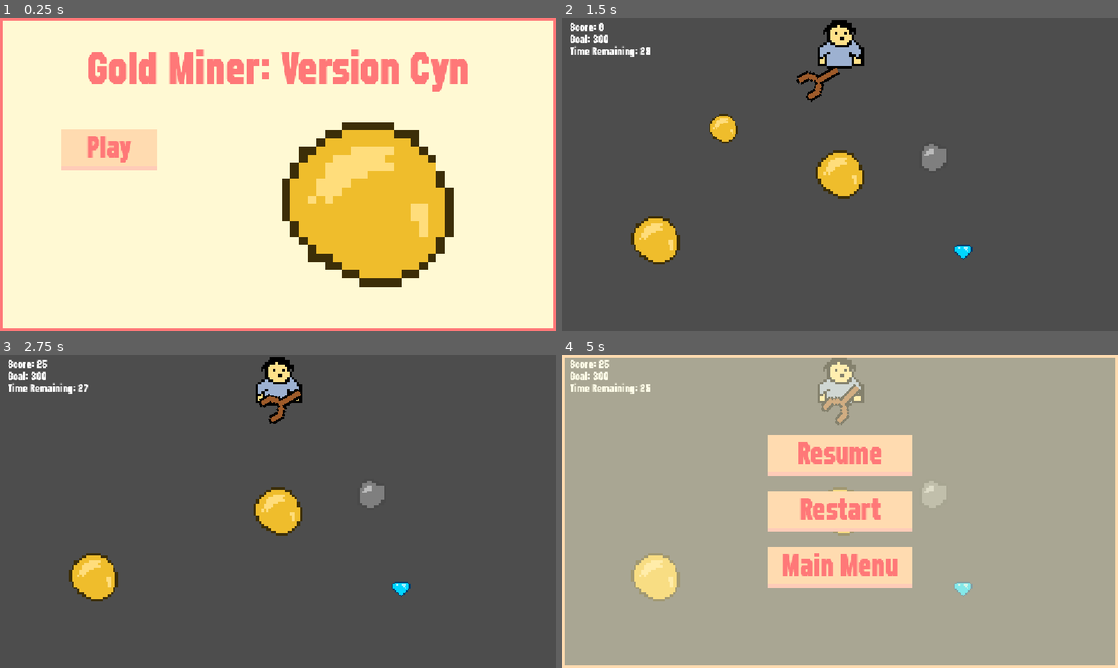
Above: before the commit, frames 1-4 (two rows, left to right).
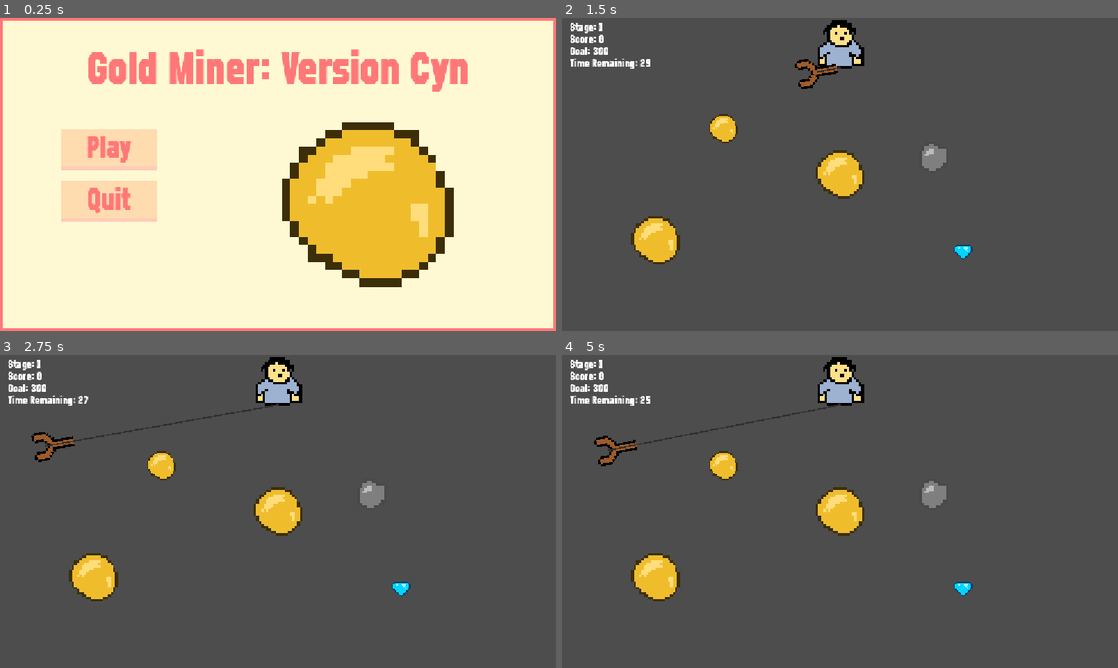
Above: after the commit, the same moments.

Repository: cindyschen/Gold-Miner-Version-Cyn
Game: Godot game, scene res://scenes/main_menu.tscn
The game is run twice, just before and just after one commit, with the same random seed, the same clock (stepped at 60 frames per second) and the same inputs.
Inputs:
- Up to frame 1 (0.25 s): no input
- Up to frame 2 (1.5 s): click "Play" at 0.5 s; tap S (drop_claw) at 1.35 s
- Up to frame 3 (2.75 s): tap S (drop_claw) at 2.1 s
- Up to frame 4 (5 s): tap S (drop_claw) at 2.85, 3.6, 4.35 s; tap Escape (pause) at 4.9 s

The runs differ from the first frame. In frame 1, 2.3% of the frame differs, in the area x 11-29%, y 52-66%; in frame 2, 1.1%; in frame 3, 1.8%; in frame 4, 100%, in the area x 0-100%, y 0-100%.

Commit message:
Level 2 added

Diff:
--- a/scenes/claw.tscn
+++ b/scenes/claw.tscn
@@ -4,9 +4,6 @@
 [ext_resource type="Script" uid="uid://bkfkw233nnj8l" path="res://scripts/claw.gd" id="2_nge5k"]
 
 [node name="claw" type="Node2D" unique_id=1343461891]
-
-[node name="Marker2D" type="Marker2D" parent="." unique_id=1062787217]
-position = Vector2(0, 13)
 
 [node name="Sprite2D" type="Sprite2D" parent="." unique_id=1008676281]
 position = Vector2(1.1920929e-07, -2.3841858e-07)
@@ -20,3 +17,11 @@
 scale = Vector2(0.19999999, 0.19999999)
 target_position = Vector2(2.9802322e-08, 11)
 collide_with_areas = true
+
+[node name="Marker2D" type="Marker2D" parent="." unique_id=1062787217]
+position = Vector2(0, 13)
+
+[node name="Line2D" type="Line2D" parent="." unique_id=774703332]
+points = PackedVector2Array(1, -3)
+width = 3.0
+default_color = Color(0.1882353, 0.1882353, 0.1882353, 1)
--- a/scenes/game.tscn
+++ /dev/null
@@ -1,74 +0,0 @@
-[gd_scene format=3 uid="uid://613g3k1tuebk"]
-
-[ext_resource type="Script" uid="uid://h30topmttrnc" path="res://scripts/game.gd" id="1_lbhrr"]
-[ext_resource type="PackedScene" uid="uid://kv0rqte28qkt" path="res://scenes/player.tscn" id="1_uwrxv"]
-[ext_resource type="PackedScene" uid="uid://cqr6s2ng4ivi4" path="res://scenes/gold.tscn" id="2_yqjtg"]
-[ext_resource type="PackedScene" uid="uid://ctfyjy061ool" path="res://scenes/claw.tscn" id="3_lnu2h"]
-[ext_resource type="PackedScene" uid="uid://21xw4mhf2kd" path="res://scenes/rock.tscn" id="4_iywne"]
-[ext_resource type="PackedScene" uid="uid://cttvt45eq8t20" path="res://scenes/smallgold.tscn" id="6_p57ef"]
-[ext_resource type="PackedScene" uid="uid://crnhtjpenxksn" path="res://scenes/diamond.tscn" id="7_u5sy4"]
-[ext_resource type="FontFile" uid="uid://co840at5ck4b2" path="res://assets/fonts/Refuel Eb Cond.otf" id="8_gee14"]
-[ext_resource type="PackedScene" uid="uid://dwak76m1bp6gm" path="res://scenes/pause_menu.tscn" id="9_0tnpc"]
-
-[node name="Node2D" type="Node2D" unique_id=41017793]
-script = ExtResource("1_lbhrr")
-
-[node name="Camera2D" type="Camera2D" parent="." unique_id=321520134]
-
-[node name="Player" parent="." unique_id=513096976 instance=ExtResource("1_uwrxv")]
-position = Vector2(-1, -269)
-
-[node name="claw" parent="." unique_id=1343461891 instance=ExtResource("3_lnu2h")]
-position = Vector2(2, -221)
-
-[node name="Timer" type="Timer" parent="." unique_id=1784494850]
-wait_time = 30.0
-one_shot = true
-autostart = true
-
-[node name="Objects" type="Node2D" parent="." unique_id=898619204]
-
-[node name="gold" parent="Objects" unique_id=1789849383 instance=ExtResource("2_yqjtg")]
-
-[node name="gold2" parent="Objects" unique_id=902899429 instance=ExtResource("2_yqjtg")]
-position = Vector2(-381.99997, 135.99998)
-
-[node name="smallGold" parent="Objects" unique_id=2146324579 instance=ExtResource("6_p57ef")]
-position = Vector2(-241.99998, -94.99999)
-
-[node name="rock" parent="Objects" unique_id=1751139347 instance=ExtResource("4_iywne")]
-position = Vector2(193.99998, -32.999996)
-
-[node name="diamond" parent="Objects" unique_id=1261165441 instance=ExtResource("7_u5sy4")]
-position = Vector2(255.99998, 159.99998)
-
-[node name="Labels" type="Node2D" parent="." unique_id=1669983485]
-
-[node name="ScoreLabel" type="Label" parent="Labels" unique_id=998079577]
-offset_left = -560.0
-offset_top = -320.0
-offset_right = -360.0
-offset_bottom = -290.0
-theme_override_fonts/font = ExtResource("8_gee14")
-theme_override_font_sizes/font_size = 24
-text = "Score: x"
-
-[node name="TimerLabel" type="Label" parent="Labels" unique_id=1035254522]
-offset_left = -560.0
-offset_top = -270.0
-offset_right = -360.0
-offset_bottom = -240.0
-theme_override_fonts/font = ExtResource("8_gee14")
-theme_override_font_sizes/font_size = 24
-text = "Time Remaining: x"
-
-[node name="GoalLabel" type="Label" parent="Labels" unique_id=454247257]
-offset_left = -560.0
-offset_top = -295.0
-offset_right = -360.0
-offset_bottom = -265.0
-theme_override_fonts/font = ExtResource("8_gee14")
-theme_override_font_sizes/font_size = 24
-text = "Goal: x"
-
-[node name="PauseMenu" parent="." unique_id=1244187670 instance=ExtResource("9_0tnpc")]
--- /dev/null
+++ b/scenes/lost_screen.tscn
@@ -0,0 +1,62 @@
+[gd_scene format=3 uid="uid://cqpiyhf2x6lj1"]
+
+[ext_resource type="Script" uid="uid://bl452ktrkekli" path="res://scripts/lost_screen.gd" id="1_1eaaq"]
+[ext_resource type="Theme" uid="uid://cy1hwpgarqqen" path="res://scenes/menu.tres" id="2_12qoe"]
+
+[node name="LostScreen" type="Control" unique_id=1244187670]
+process_mode = 3
+layout_mode = 3
+anchors_preset = 15
+anchor_right = 1.0
+anchor_bottom = 1.0
+grow_horizontal = 2
+grow_vertical = 2
+script = ExtResource("1_1eaaq")
+
+[node name="PanelContainer" type="PanelContainer" parent="." unique_id=1712428855]
+custom_minimum_size = Vector2(1152, 648)
+layout_mode = 1
+anchors_preset = 8
+anchor_left = 0.5
+anchor_top = 0.5
+anchor_right = 0.5
+anchor_bottom = 0.5
+offset_left = -576.0
+offset_top = -324.0
+offset_right = 576.0
+offset_bottom = 324.0
+grow_horizontal = 2
+grow_vertical = 2
+theme = ExtResource("2_12qoe")
+theme_type_variation = &"PausePanelContainer"
+
+[node name="VBoxContainer" type="VBoxContainer" parent="PanelContainer" unique_id=726857646]
+layout_mode = 2
+size_flags_horizontal = 4
+size_flags_vertical = 4
+theme_override_constants/separation = 32
+
+[node name="RichTextLabel" type="RichTextLabel" parent="PanelContainer/VBoxContainer" unique_id=1020998780]
+custom_minimum_size = Vector2(1000, 200)
+layout_mode = 2
+theme_override_constants/outline_size = 12
+text = "You did not meet the goal"
+horizontal_alignment = 1
+vertical_alignment = 1
+
+[node name="RestartButton" type="Button" parent="PanelContainer/VBoxContainer" unique_id=2058075475]
+custom_minimum_size = Vector2(300, 0)
+layout_mode = 2
+size_flags_horizontal = 4
+size_flags_vertical = 4
+text = "Restart"
+
+[node name="MenuButton" type="Button" parent="PanelContainer/VBoxContainer" unique_id=592914816]
+custom_minimum_size = Vector2(300, 0)
+layout_mode = 2
+size_flags_horizontal = 4
+size_flags_vertical = 4
+text = "Main Menu"
+
+[connection signal="pressed" from="PanelContainer/VBoxContainer/RestartButton" to="." method="_on_restart_button_pressed"]
+[connection signal="pressed" from="PanelContainer/VBoxContainer/MenuButton" to="." method="_on_menu_button_pressed"]
--- a/scenes/main_menu.tscn
+++ b/scenes/main_menu.tscn
@@ -50,13 +50,12 @@
 
 "
 
-[node name="Button2" type="Button" parent="PanelContainer/MarginContainer/VBoxContainer" unique_id=1713942501]
-visible = false
+[node name="QuitButton" type="Button" parent="PanelContainer/MarginContainer/VBoxContainer" unique_id=1713942501]
 custom_minimum_size = Vector2(200, 0)
 layout_mode = 2
 size_flags_horizontal = 0
 size_flags_vertical = 4
-text = "Play
+text = "Quit
 
 "
 
@@ -80,3 +79,4 @@
 texture = ExtResource("3_bqqt6")
 
 [connection signal="pressed" from="PanelContainer/MarginContainer/VBoxContainer/PlayButton" to="." method="_on_button_pressed"]
+[connection signal="pressed" from="PanelContainer/MarginContainer/VBoxContainer/QuitButton" to="." method="_on_quit_button_pressed"]
--- a/scenes/menu.tres
+++ b/scenes/menu.tres
@@ -33,4 +33,7 @@
 PausePanelContainer/base_type = &"PanelContainer"
 PausePanelContainer/styles/panel = SubResource("StyleBoxFlat_w2b1v")
 RichTextLabel/colors/default_color = Color(1, 0.47000003, 0.47000003, 1)
+RichTextLabel/colors/font_outline_color = Color(0, 0, 0, 1)
+RichTextLabel/constants/line_separation = 0
+RichTextLabel/constants/table_h_separation = 3
 RichTextLabel/font_sizes/normal_font_size = 96
--- /dev/null
+++ b/scenes/stage_1.tscn
@@ -0,0 +1,96 @@
+[gd_scene format=3 uid="uid://613g3k1tuebk"]
+
+[ext_resource type="Script" uid="uid://h30topmttrnc" path="res://scripts/stage_1.gd" id="1_k3p0l"]
+[ext_resource type="PackedScene" uid="uid://kv0rqte28qkt" path="res://scenes/player.tscn" id="2_ilkkl"]
+[ext_resource type="PackedScene" uid="uid://ctfyjy061ool" path="res://scenes/claw.tscn" id="3_kiwqh"]
+[ext_resource type="PackedScene" uid="uid://cqr6s2ng4ivi4" path="res://scenes/gold.tscn" id="4_s6chy"]
+[ext_resource type="PackedScene" uid="uid://cttvt45eq8t20" path="res://scenes/smallgold.tscn" id="5_hfdmh"]
+[ext_resource type="PackedScene" uid="uid://21xw4mhf2kd" path="res://scenes/rock.tscn" id="6_ybch3"]
+[ext_resource type="PackedScene" uid="uid://crnhtjpenxksn" path="res://scenes/diamond.tscn" id="7_con43"]
+[ext_resource type="FontFile" uid="uid://co840at5ck4b2" path="res://assets/fonts/Refuel Eb Cond.otf" id="8_ylsql"]
+[ext_resource type="PackedScene" uid="uid://dwak76m1bp6gm" path="res://scenes/pause_menu.tscn" id="9_2tptg"]
+[ext_resource type="Script" uid="uid://bl452ktrkekli" path="res://scripts/lost_screen.gd" id="10_klss1"]
+[ext_resource type="PackedScene" uid="uid://cqpiyhf2x6lj1" path="res://scenes/lost_screen.tscn" id="11_hech3"]
+[ext_resource type="PackedScene" uid="uid://chqawjpjc5bji" path="res://scenes/win_screen.tscn" id="12_jm8fe"]
+
+[node name="stage1" type="Node2D" unique_id=41017793]
+script = ExtResource("1_k3p0l")
+
+[node name="Camera2D" type="Camera2D" parent="." unique_id=321520134]
+
+[node name="Player" parent="." unique_id=513096976 instance=ExtResource("2_ilkkl")]
+position = Vector2(-1, -269)
+
+[node name="claw" parent="." unique_id=1343461891 instance=ExtResource("3_kiwqh")]
+position = Vector2(2, -221)
+
+[node name="Timer" type="Timer" parent="." unique_id=1784494850]
+wait_time = 30.0
+one_shot = true
+autostart = true
+
+[node name="Objects" type="Node2D" parent="." unique_id=898619204]
+
+[node name="gold" parent="Objects" unique_id=1789849383 instance=ExtResource("4_s6chy")]
+
+[node name="gold2" parent="Objects" unique_id=902899429 instance=ExtResource("4_s6chy")]
+position = Vector2(-381.99997, 135.99998)
+
+[node name="smallGold" parent="Objects" unique_id=2146324579 instance=ExtResource("5_hfdmh")]
+position = Vector2(-241.99998, -94.99999)
+
+[node name="rock" parent="Objects" unique_id=1751139347 instance=ExtResource("6_ybch3")]
+position = Vector2(193.99998, -32.999996)
+
+[node name="diamond" parent="Objects" unique_id=1261165441 instance=ExtResource("7_con43")]
+position = Vector2(255.99998, 159.99998)
+
+[node name="Labels" type="Node2D" parent="." unique_id=1669983485]
+
+[node name="StageLabel" type="Label" parent="Labels" unique_id=387500509]
+offset_left = -560.0
+offset_top = -320.0
+offset_right = -360.0
+offset_bottom = -290.0
+theme_override_fonts/font = ExtResource("8_ylsql")
+theme_override_font_sizes/font_size = 24
+text = "Stage: 1"
+
+[node name="ScoreLabel" type="Label" parent="Labels" unique_id=998079577]
+offset_left = -560.0
+offset_top = -295.0
+offset_right = -360.0
+offset_bottom = -265.0
+theme_override_fonts/font = ExtResource("8_ylsql")
+theme_override_font_sizes/font_size = 24
+text = "Score: x"
+
+[node name="TimerLabel" type="Label" parent="Labels" unique_id=1035254522]
+offset_left = -560.0
+offset_top = -245.0
+offset_right = -360.0
+offset_bottom = -215.0
+theme_override_fonts/font = ExtResource("8_ylsql")
+theme_override_font_sizes/font_size = 24
+text = "Time Remaining: x"
+
+[node name="GoalLabel" type="Label" parent="Labels" unique_id=454247257]
+offset_left = -560.0
+offset_top = -270.0
+offset_right = -360.0
+offset_bottom = -240.0
+theme_override_fonts/font = ExtResource("8_ylsql")
+theme_override_font_sizes/font_size = 24
+text = "Goal: x"
+
+[node name="PauseMenu" parent="." unique_id=1244187670 instance=ExtResource("9_2tptg")]
+visible = false
+script = ExtResource("10_klss1")
+
+[node name="LostScreen" parent="." unique_id=726103261 instance=ExtResource("11_hech3")]
+visible = false
+
+[node name="WinScreen" parent="." unique_id=983766163 instance=ExtResource("12_jm8fe")]
+visible = false
+
+[connection signal="timeout" from="Timer" to="." method="_on_timer_timeout"]
--- /dev/null
+++ b/scenes/stage_2.tscn
@@ -0,0 +1,94 @@
+[gd_scene format=3 uid="uid://booxi4n5ps2ic"]
+
+[ext_resource type="Script" uid="uid://djp04v23u4uev" path="res://scripts/stage_2.gd" id="1_x5gfk"]
+[ext_resource type="PackedScene" uid="uid://kv0rqte28qkt" path="res://scenes/player.tscn" id="2_sv3jd"]
+[ext_resource type="PackedScene" uid="uid://ctfyjy061ool" path="res://scenes/claw.tscn" id="3_fbmvv"]
+[ext_resource type="PackedScene" uid="uid://cqr6s2ng4ivi4" path="res://scenes/gold.tscn" id="4_5gc2f"]
+[ext_resource type="PackedScene" uid="uid://cttvt45eq8t20" path="res://scenes/smallgold.tscn" id="5_gmy77"]
+[ext_resource type="PackedScene" uid="uid://21xw4mhf2kd" path="res://scenes/rock.tscn" id="6_bgl7i"]
+[ext_resource type="PackedScene" uid="uid://crnhtjpenxksn" path="res://scenes/diamond.tscn" id="7_vhu3l"]
+[ext_resource type="FontFile" uid="uid://co840at5ck4b2" path="res://assets/fonts/Refuel Eb Cond.otf" id="8_rg1e5"]
+[ext_resource type="PackedScene" uid="uid://dwak76m1bp6gm" path="res://scenes/pause_menu.tscn" id="9_5dmcs"]
+[ext_resource type="Script" uid="uid://bl452ktrkekli" path="res://scripts/lost_screen.gd" id="10_8mhh4"]
+[ext_resource type="PackedScene" uid="uid://cqpiyhf2x6lj1" path="res://scenes/lost_screen.tscn" id="11_ogfy0"]
+[ext_resource type="PackedScene" uid="uid://chqawjpjc5bji" path="res://scenes/win_screen.tscn" id="12_axq8d"]
+
+[node name="stage2" type="Node2D" unique_id=41017793]
+script = ExtResource("1_x5gfk")
+
+[node name="Camera2D" type="Camera2D" parent="." unique_id=321520134]
+
+[node name="Player" parent="." unique_id=513096976 instance=ExtResource("2_sv3jd")]
+position = Vector2(-1, -269)
+
+[node name="claw" parent="." unique_id=1343461891 instance=ExtResource("3_fbmvv")]
+position = Vector2(2, -221)
+
+[node name="Timer" type="Timer" parent="." unique_id=1784494850]
+wait_time = 30.0
+one_shot = true
+autostart = true
+
+[node name="Objects" type="Node2D" parent="." unique_id=898619204]
+
+[node name="gold" parent="Objects" unique_id=1789849383 instance=ExtResource("4_5gc2f")]
+
+[node name="gold2" parent="Objects" unique_id=902899429 instance=ExtResource("4_5gc2f")]
+position = Vector2(-381.99997, 135.99998)
+
+[node name="smallGold" parent="Objects" unique_id=2146324579 instance=ExtResource("5_gmy77")]
+position = Vector2(-241.99998, -94.99999)
+
+[node name="rock" parent="Objects" unique_id=1751139347 instance=ExtResource("6_bgl7i")]
+position = Vector2(193.99998, -32.999996)
+
+[node name="diamond" parent="Objects" unique_id=1261165441 instance=ExtResource("7_vhu3l")]
+position = Vector2(255.99998, 159.99998)
+
+[node name="Labels" type="Node2D" parent="." unique_id=1669983485]
+
+[node name="StageLabel" type="Label" parent="Labels" unique_id=1205865145]
+offset_left = -560.0
+offset_top = -320.0
+offset_right = -360.0
+offset_bottom = -290.0
+theme_override_fonts/font = ExtResource("8_rg1e5")
+theme_override_font_sizes/font_size = 24
+text = "Stage: 2
+"
+
+[node name="ScoreLabel" type="Label" parent="Labels" unique_id=1118279030]
+offset_left = -560.0
+offset_top = -295.0
+offset_right = -360.0
+offset_bottom = -265.0
+theme_override_fonts/font = ExtResource("8_rg1e5")
+theme_override_font_sizes/font_size = 24
+text = "Score: x"
+
+[node name="TimerLabel" type="Label" parent="Labels" unique_id=272326]
+offset_left = -560.0
+offset_top = -245.0
+offset_right = -360.0
+offset_bottom = -215.0
+theme_override_fonts/font = ExtResource("8_rg1e5")
+theme_override_font_sizes/font_size = 24
+text = "Time Remaining: x"
+
+[node name="GoalLabel" type="Label" parent="Labels" unique_id=1586037711]
+offset_left = -560.0
+offset_top = -270.0
+offset_right = -360.0
+offset_bottom = -240.0
+theme_override_fonts/font = ExtResource("8_rg1e5")
+theme_override_font_sizes/font_size = 24
+text = "Goal: x"
+
+[node name="PauseMenu" parent="." unique_id=1244187670 instance=ExtResource("9_5dmcs")]
+script = ExtResource("10_8mhh4")
+
+[node name="LostScreen" parent="." unique_id=726103261 instance=ExtResource("11_ogfy0")]
+
+[node name="WinScreen" parent="." unique_id=983766163 instance=ExtResource("12_axq8d")]
+
+[connection signal="timeout" from="Timer" to="." method="_on_timer_timeout"]
--- /dev/null
+++ b/scenes/win_screen.tscn
@@ -0,0 +1,70 @@
+[gd_scene format=3 uid="uid://chqawjpjc5bji"]
+
+[ext_resource type="Script" uid="uid://8uhedxlc1u58" path="res://scripts/win_screen.gd" id="1_erk2x"]
+[ext_resource type="Theme" uid="uid://cy1hwpgarqqen" path="res://scenes/menu.tres" id="2_2l6cc"]
+
+[node name="WinScreen" type="Control" unique_id=1244187670]
+process_mode = 3
+layout_mode = 3
+anchors_preset = 15
+anchor_right = 1.0
+anchor_bottom = 1.0
+grow_horizontal = 2
+grow_vertical = 2
+script = ExtResource("1_erk2x")
+
+[node name="PanelContainer" type="PanelContainer" parent="." unique_id=1712428855]
+custom_minimum_size = Vector2(1152, 648)
+layout_mode = 1
+anchors_preset = 8
+anchor_left = 0.5
+anchor_top = 0.5
+anchor_right = 0.5
+anchor_bottom = 0.5
+offset_left = -576.0
+offset_top = -324.0
+offset_right = 576.0
+offset_bottom = 324.0
+grow_horizontal = 2
+grow_vertical = 2
+theme = ExtResource("2_2l6cc")
+theme_type_variation = &"PausePanelContainer"
+
+[node name="VBoxContainer" type="VBoxContainer" parent="PanelContainer" unique_id=726857646]
+layout_mode = 2
+size_flags_horizontal = 4
+size_flags_vertical = 4
+theme_override_constants/separation = 32
+
+[node name="RichTextLabel" type="RichTextLabel" parent="PanelContainer/VBoxContainer" unique_id=1020998780]
+custom_minimum_size = Vector2(1000, 200)
+layout_mode = 2
+theme_override_constants/outline_size = 12
+text = "You met the goal!"
+horizontal_alignment = 1
+vertical_alignment = 1
+
+[node name="ContinueButton" type="Button" parent="PanelContainer/VBoxContainer" unique_id=1715877972]
+custom_minimum_size = Vector2(300, 0)
+layout_mode = 2
+size_flags_horizontal = 4
+size_flags_vertical = 4
+text = "Continue"
+
+[node name="RestartButton" type="Button" parent="PanelContainer/VBoxContainer" unique_id=899813034]
+custom_minimum_size = Vector2(300, 0)
+layout_mode = 2
+size_flags_horizontal = 4
+size_flags_vertical = 4
+text = "Restart"
+
+[node name="MenuButton" type="Button" parent="PanelContainer/VBoxContainer" unique_id=381810748]
+custom_minimum_size = Vector2(300, 0)
+layout_mode = 2
+size_flags_horizontal = 4
+size_flags_vertical = 4
+text = "Main Menu"
+
+[connection signal="pressed" from="PanelContainer/VBoxContainer/ContinueButton" to="." method="_on_continue_button_pressed"]
+[connection signal="pressed" from="PanelContainer/VBoxContainer/RestartButton" to="." method="_on_restart_button_pressed"]
+[connection signal="pressed" from="PanelContainer/VBoxContainer/MenuButton" to="." method="_on_menu_button_pressed"]
--- a/scripts/claw.gd
+++ b/scripts/claw.gd
@@ -1,10 +1,10 @@
 extends Node2D
 
-const SWING_ANGLE= 60.0
+const SWING_ANGLE= 80.0
 const SWING_SPEED= 2.0
 const DROP_SPEED = 500
 const RETRACT_SPEED = 600
-const MAX_DROP = 500
+const PADDING = 100
 
 var direction = Vector2.DOWN
 var dropping = false
@@ -15,6 +15,7 @@
 var object_retract_speed = 600
 var object: Area2D
 
+@onready var line: Line2D = $"../Line2D"
 @onready var ray_cast: RayCast2D = $RayCast2D
 @onready var pickup_point: Marker2D = $"../Marker2D"
 
@@ -22,6 +23,10 @@
 	start_position = position
 
 func _process(delta: float) -> void:
+	var screen_size = get_viewport_rect().size
+	line.clear_points()
+	line.add_point(Vector2.ZERO)
+	line.add_point(position)
 	if not dropping and not retracting and not object_retracting:
 		swing_time += delta
 		rotation = deg_to_rad(SWING_ANGLE) * sin(swing_time * SWING_SPEED)
@@ -41,7 +46,7 @@
 			retracting = false
 			print("collision")
 		position += direction * DROP_SPEED *delta
-		if position.distance_to(start_position) > MAX_DROP:
+		if position.y > screen_size.y - PADDING or position.x > screen_size.x/2 or position.x < -screen_size.x/2:
 			dropping = false
 			retracting = true
 	elif retracting:
--- /dev/null
+++ b/scripts/lost_screen.gd
@@ -0,0 +1,14 @@
+extends Control
+
+
+# Called when the node enters the scene tree for the first time.
+func _ready() -> void:
+	hide()
+
+func _on_restart_button_pressed() -> void:
+	get_tree().paused = false
+	get_tree().reload_current_scene()
+
+func _on_menu_button_pressed() -> void:
+	get_tree().paused = false
+	get_tree().change_scene_to_file("res://scenes/main_menu.tscn")
--- a/scripts/main_menu.gd
+++ b/scripts/main_menu.gd
@@ -2,4 +2,7 @@
 
 
 func _on_button_pressed() -> void:
-	get_tree().change_scene_to_file("res://scenes/game.tscn")
+	get_tree().change_scene_to_file("res://scenes/stage_1.tscn")
+
+func _on_quit_button_pressed() -> void:
+	get_tree().quit()
--- a/scripts/pause_menu.gd
+++ b/scripts/pause_menu.gd
@@ -17,21 +17,15 @@
 			get_tree().paused = false
 			paused = false
 
-
-
 func _on_resume_button_pressed() -> void:
 	hide()
 	get_tree().paused = false
 	paused = false
 
-
 func _on_restart_button_pressed() -> void:
 	get_tree().paused = false
 	get_tree().reload_current_scene()
 
-
-
-
 func _on_menu_button_pressed() -> void:
 	get_tree().paused = false
 	get_tree().change_scene_to_file("res://scenes/main_menu.tscn")
--- /dev/null
+++ b/scripts/stage_1.gd
@@ -0,0 +1,29 @@
+extends Node2D
+
+const GOAL = 300
+
+@onready var score_label: Label = $Labels/ScoreLabel
+@onready var timer_label: Label = $Labels/TimerLabel
+@onready var goal_label: Label = $Labels/GoalLabel
+@onready var lost_screen: Control = $LostScreen
+@onready var win_screen: Control = $WinScreen
+
+@onready var timer: Timer = $Timer
+
+# Called when the node enters the scene tree for the first time.
+func _ready() -> void:
+	score_label.text = "Score: " + str(GameManager.score)
+	goal_label.text = "Goal: " + str(GOAL)
+
+
+# Called every frame. 'delta' is the elapsed time since the previous frame.
+func _process(delta: float) -> void:
+	score_label.text = "Score: " + str(GameManager.score)
+	timer_label.text = "Time Remaining: " + str(int(timer.time_left))
+
+func _on_timer_timeout() -> void:
+	get_tree().paused = true
+	if GameManager.score > GOAL:
+		win_screen.show()
+	else:
+		lost_screen.show()
--- a/scripts/game.gd
+++ b/scripts/stage_2.gd
@@ -1,20 +1,28 @@
 extends Node2D
 
-const GOAL = 300
+const GOAL = 600
 
 @onready var score_label: Label = $Labels/ScoreLabel
 @onready var timer_label: Label = $Labels/TimerLabel
 @onready var goal_label: Label = $Labels/GoalLabel
+@onready var lost_screen: Control = $LostScreen
+@onready var win_screen: Control = $WinScreen
 
 @onready var timer: Timer = $Timer
 
 # Called when the node enters the scene tree for the first time.
 func _ready() -> void:
-	score_label.text = "Score: 0"
+	score_label.text = "Score: " + str(GameManager.score)
 	goal_label.text = "Goal: " + str(GOAL)
-
 
 # Called every frame. 'delta' is the elapsed time since the previous frame.
 func _process(delta: float) -> void:
 	score_label.text = "Score: " + str(GameManager.score)
 	timer_label.text = "Time Remaining: " + str(int(timer.time_left))
+
+func _on_timer_timeout() -> void:
+	get_tree().paused = true
+	if GameManager.score > GOAL:
+		win_screen.show()
+	else:
+		lost_screen.show()
--- /dev/null
+++ b/scripts/win_screen.gd
@@ -0,0 +1,19 @@
+extends Control
+
+@export var next_stage: String = "res://scenes/stage_2.tscn"
+
+# Called when the node enters the scene tree for the first time.
+func _ready() -> void:
+	hide()
+
+func _on_continue_button_pressed() -> void:
+	get_tree().paused = false
+	get_tree().change_scene_to_file(next_stage)
+
+func _on_restart_button_pressed() -> void:
+	get_tree().paused = false
+	get_tree().reload_current_scene()
+
+func _on_menu_button_pressed() -> void:
+	get_tree().paused = false
+	get_tree().change_scene_to_file("res://scenes/main_menu.tscn")
Not shown, added: scripts/lost_screen.gd.uid
Renamed: scripts/game.gd.uid -> scripts/stage_1.gd.uid
Not shown, added: scripts/stage_2.gd.uid
Not shown, added: scripts/win_screen.gd.uid
